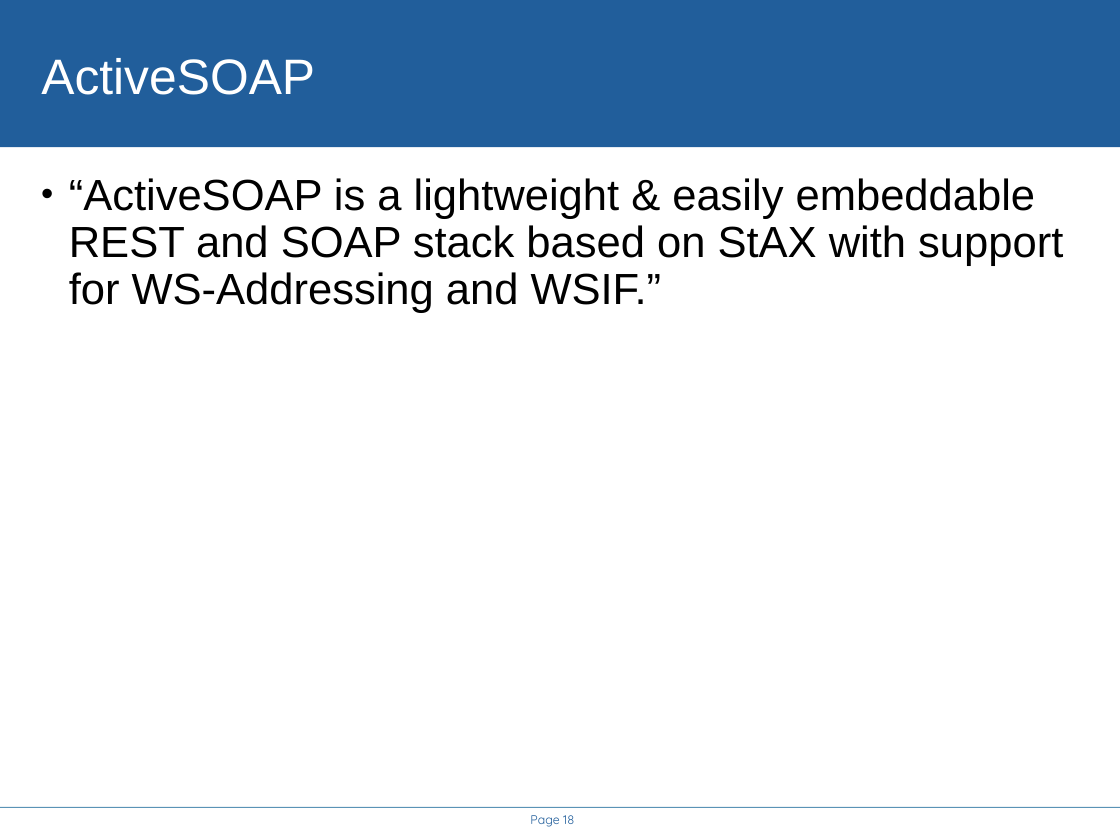
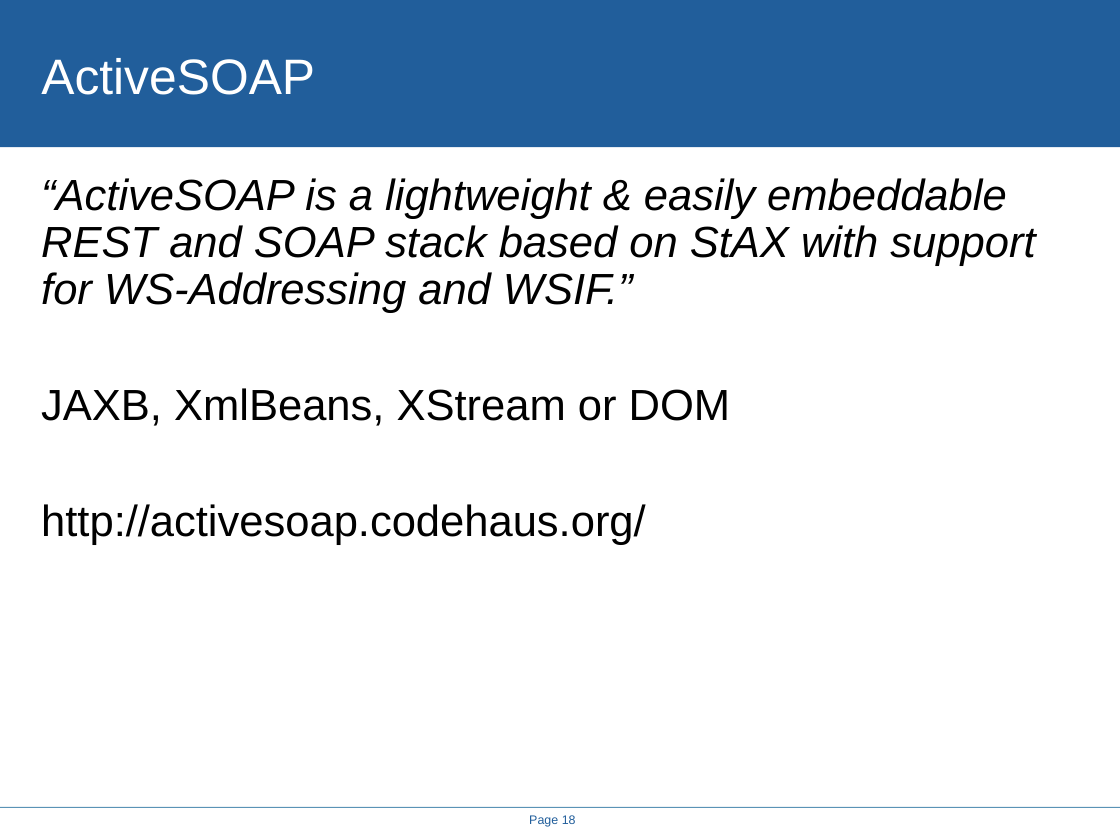
Before and after one commit to rhusar/smartfrog, a slide deck: slide 18 of projects/alpine/doc/icws2005/rethinking_the_java_SOAP_stack.ppt. Drawn at 1120x840 pixels with LibreOffice and Linux fonts; fonts in the diff are those of the drawing; background and template pictures are left out. Boxes give left, top, right and bottom in pixels: in the first picture for what was removed or moved away, otherwise in the second. Text is boxed around its words. In the diff, an @@ line names an element or a change of style, - is before the commit and + after.

```diff
--- a/projects/alpine/doc/icws2005/rethinking_the_java_SOAP_stack.ppt
+++ b/projects/alpine/doc/icws2005/rethinking_the_java_SOAP_stack.ppt
@@ text at [41, 178, 1035, 313]: italic on in "“ActiveSOAP is a lightweight & easily embeddable ..."; bullet • to none @@
@@ text at [41, 388, 731, 545]: paragraphs added @@
+JAXB, XmlBeans, XStream or DOM
+http://activesoap.codehaus.org/
@@ page number at [529, 815, 576, 827]: font Quicksand to Arial @@
```
Also in this commit, not shown: 14 other slides changed, 4 slides added, 4 slides removed, 8 other files.
